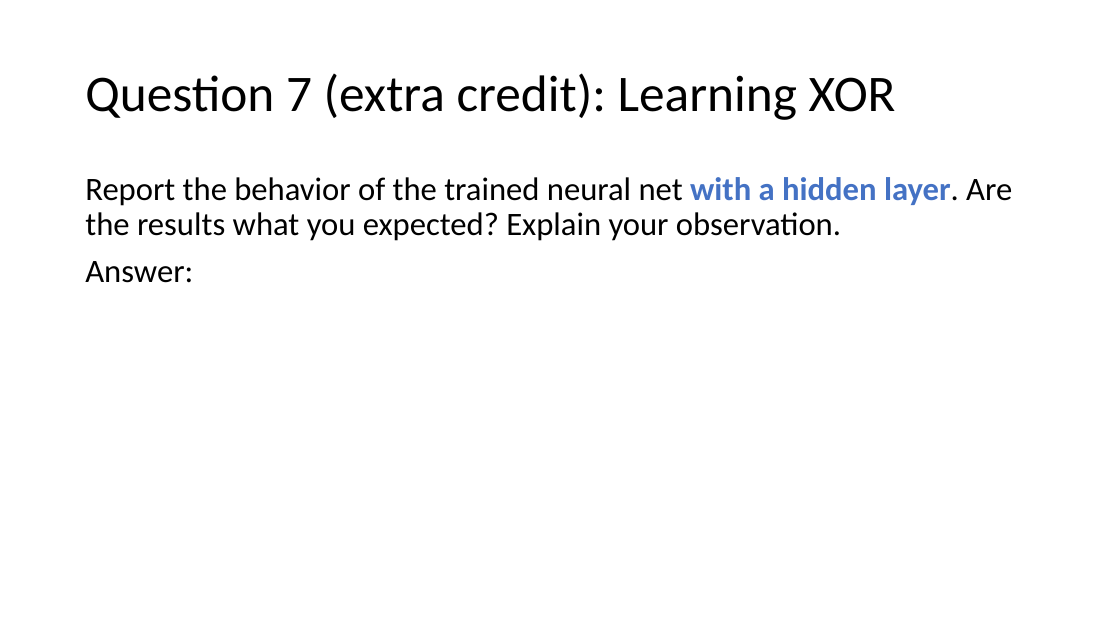
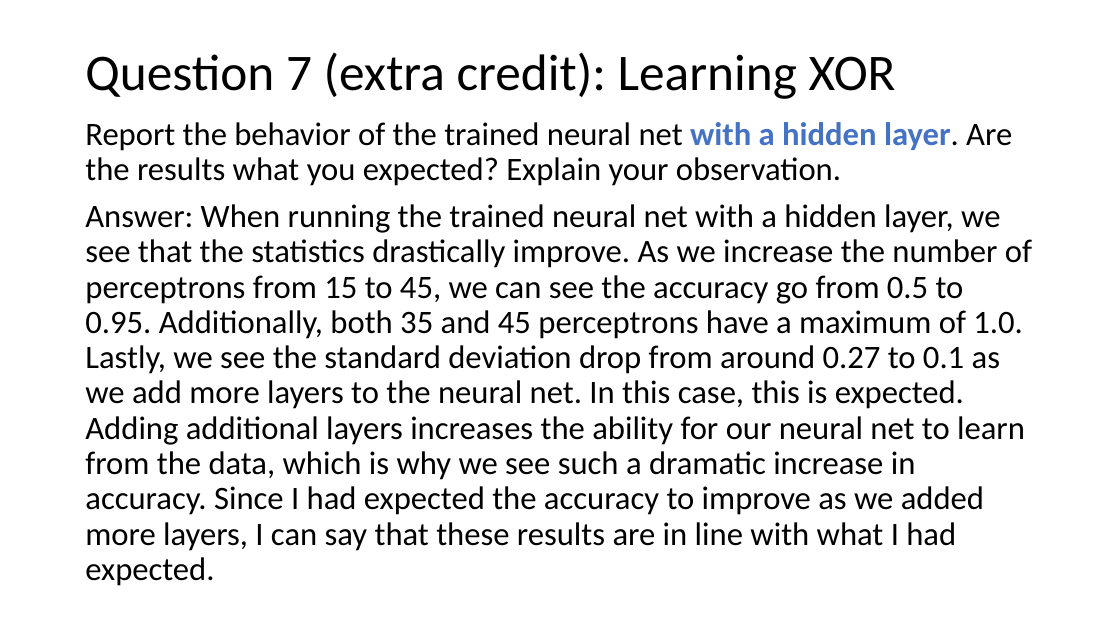
Before and after one commit to Lucas-Luwa/Artificial-Intelligence, a slide deck: slide 11 of Project 4/NeuralNet_report.pptx. Drawn at 1120x630 pixels with LibreOffice and Linux fonts; fonts in the diff are those of the drawing. Boxes give left, top, right and bottom in pixels: in the first picture for what was removed or moved away, otherwise in the second. Text is boxed around its words. In the diff, an @@ line names an element or a change of style, - is before the commit and + after.

```diff
--- a/Project 4/NeuralNet_report.pptx
+++ b/Project 4/NeuralNet_report.pptx
@@ title "Question 7 (extra credit): Learning ...": place and size @@
-title "Question 7 (extra credit): Learning ..." at (85, 73, 896, 120)
+title "Question 7 (extra credit): Learning ..." at (85, 52, 896, 99)
@@ text "Report the behavior of the ...": place and size @@
-text "Report the behavior of the ..." at (85, 177, 1012, 283)
+text "Report the behavior of the ..." at (85, 122, 1032, 586)
@@ text at (85, 204, 1032, 586): text changed @@
-Answer:
+Answer: When running the trained neural net with a hidden layer, we see that the statistics drastically improve. As we increase the number of perceptrons from 15 to 45, we can see the accuracy go from 0.5 to 0.95. Additionally, both 35 and 45 perceptrons have a maximum of 1.0. Lastly, we see the standard deviation drop from around 0.27 to 0.1 as we add more layers to the neural net. In this case, this is expected. Adding additional layers increases the ability for our neural net to learn from the data, which is why we see such a dramatic increase in accuracy. Since I had expected the accuracy to improve as we added more layers, I can say that these results are in line with what I had expected.
```
Also in this commit, not shown: 4 other slides changed, 36 other files.
